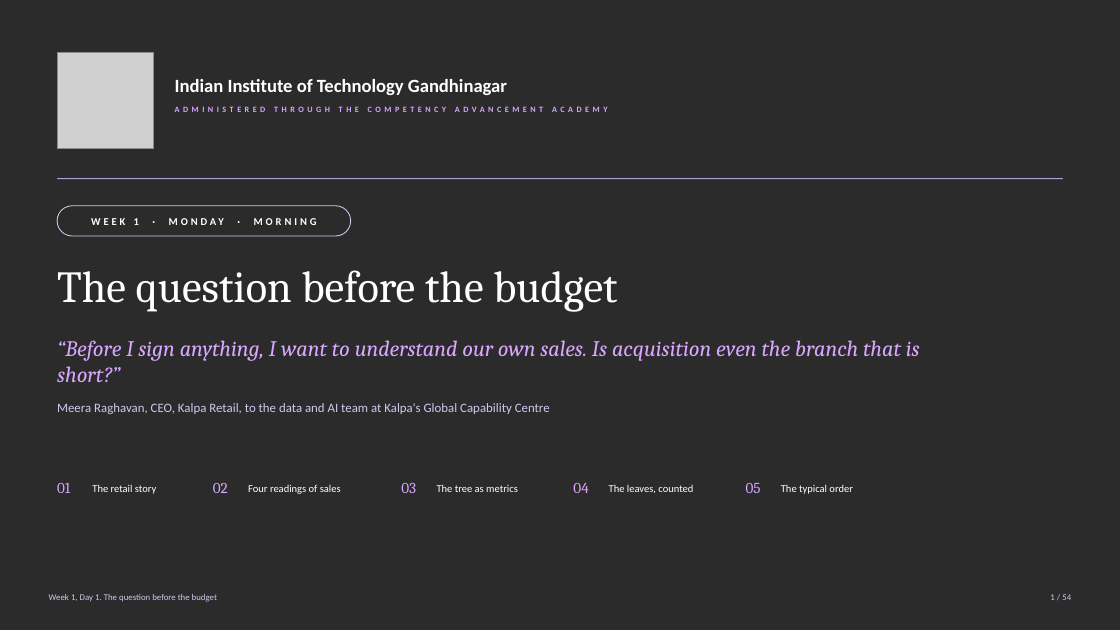
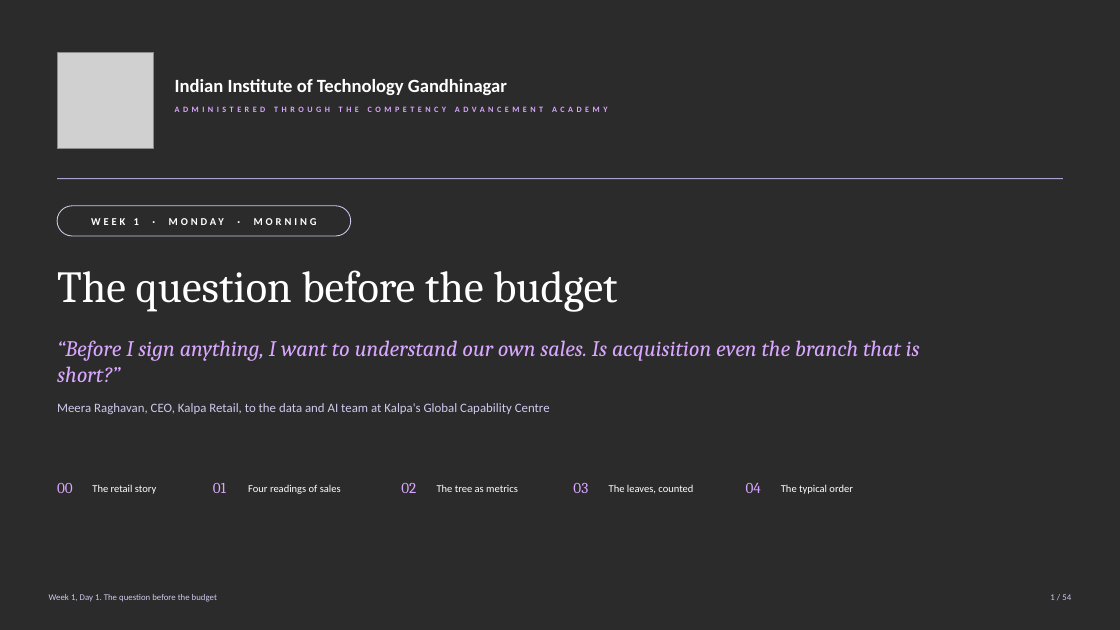
Before and after one commit to fde-academy-lab/c2-content-factory, a slide deck: slide 1 of content/W01/D1/slides/C2_W01_D01_half1_STUDENT.pptx. Drawn at 1120x630 pixels with LibreOffice and Linux fonts; fonts in the diff are those of the drawing; grey boxes stand for pictures; background and template pictures are left out; a plain dark background stands for a picture behind light text. Boxes give left, top, right and bottom in pixels: in the first picture for what was removed or moved away, otherwise in the second. Text is boxed around its words. In the diff, an @@ line names an element or a change of style, - is before the commit and + after.

```diff
--- a/content/W01/D1/slides/C2_W01_D01_half1_STUDENT.pptx
+++ b/content/W01/D1/slides/C2_W01_D01_half1_STUDENT.pptx
@@ text "01": place and size @@
-text "01" at (57, 483, 70, 493)
+text "01" at (213, 483, 226, 493)
@@ text added at (57, 483, 73, 493), 13 pt, text #D9A7FF @@
+00
@@ text removed at (213, 483, 228, 493) @@
-02
@@ text at (401, 483, 416, 493): text changed @@
-03
+02
@@ text at (573, 483, 588, 493): text changed @@
-04
+03
@@ text at (746, 482, 761, 493): text changed @@
-05
+04
```
Also in this commit, not shown: 9 other slides changed, 39 other files.
